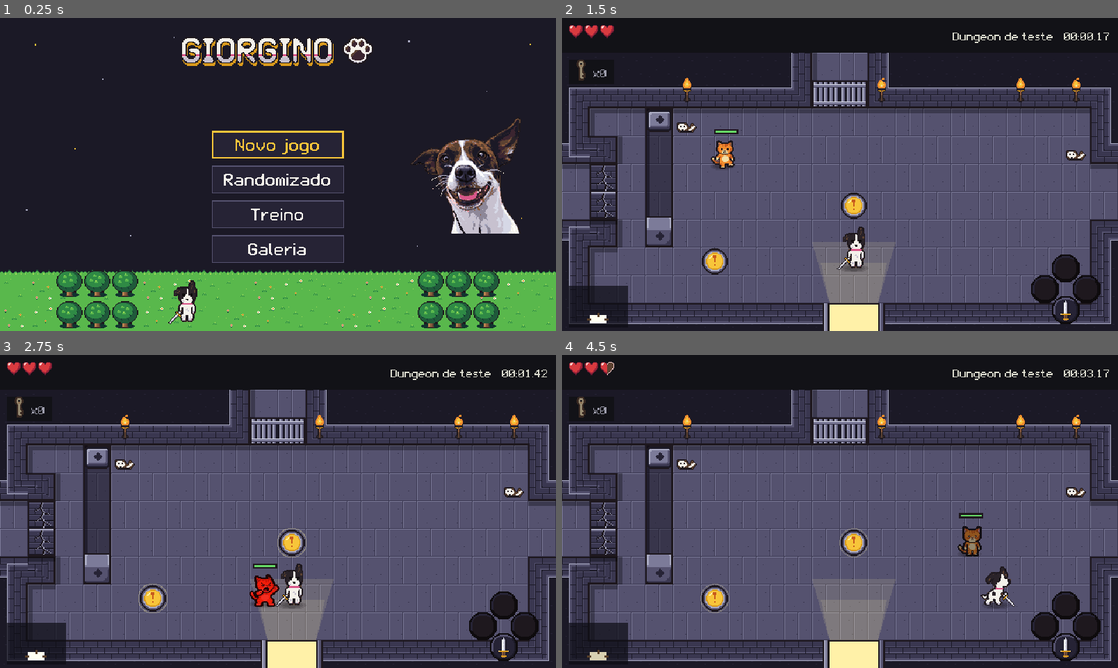
Above: before the commit, frames 1-4 (two rows, left to right).
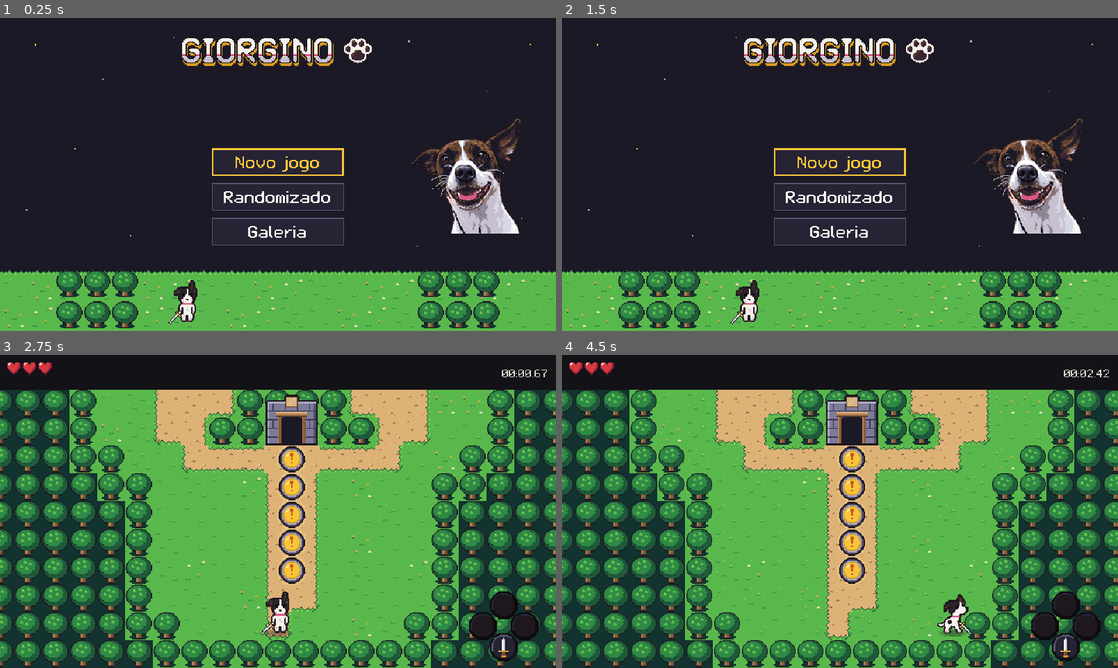
Above: after the commit, the same moments.

Repository: marcelozorza/Alttp2
Game: Godot game, scene res://ui/title_screen.tscn
Two runs of this game, one before a commit and one after it. Both use one fixed random seed, a clock stepped at 60 frames per second and the inputs below.
Inputs (mouse positions are in pixels of both pictures, inside the frame that each line leads up to):
- Up to frame 1 (0.25 s): no input
- Up to frame 2 (1.5 s): click (840, 215) at 0.5 s, where only the run before the commit has a clickable "Treino"; click (840, 102) at 1.25 s, where only the run before the commit has a clickable "Dungeon de teste"
- Up to frame 3 (2.75 s): click (278, 498) at 2 s, where only the run after the commit has a clickable "Novo jogo"
- Up to frame 4 (4.5 s): tap Enter (ui_accept) at 2.75 s; move the mouse to (962, 495) at 2.77 s; hold D (move_right) 2.78-3.5 s; hold J (attack) 2.78-3.5 s; click (962, 495) at 2.92 s; tap Space (jump) at 3.02 s; drag from (728, 527) to (851, 652) at 3.52 s; move the mouse to (895, 442) at 4.27 s; hold D (move_right) from 4.28 s (still down); tap L (use_bomb) at 4.35 s

The runs differ from the first frame. In frame 1, 2.5% of the frame differs, in the area x 38-62%, y 36-79%; in frame 2, 76%; in frame 3, 85%; in frame 4, 86%, in the area x 0-100%, y 2-100%.

Commit message:
Título sem Continuar e Treino, e derrota na semente volta à pedra tocada
Co-Authored-By: Claude Fable 5.2 <noreply@anthropic.com>
Claude-Session: https://claude.ai/code/session_016s7NevTD4Ho17e5LC6f7CU

Diff:
--- a/progression/progress.gd
+++ b/progression/progress.gd
@@ -70,6 +70,9 @@
 ## bomba em outra e, na volta, achou portas, inimigos e mapa zerados: "tudo
 ## fica como deixei" (2026-11-13).
 static var dungeons := {}
+## Estado guardado na última pedra de salvamento tocada nesta sessão. Só na
+## memória: a derrota no modo randomizado volta a ele (restore_checkpoint).
+static var checkpoint := {}
 
 
 static func start_new() -> void:
@@ -84,6 +87,7 @@
 	dungeons = {}
 	seed = 0
 	seed_items = {}
+	checkpoint = {}
 
 
 ## Jogo novo no modo randomizado, com a distribuição da seed.
@@ -98,6 +102,33 @@
 ## não salve a partida (decisão de Marcelo em 2026-11-07, jogando).
 static func restart_seed() -> void:
 	start_seed(seed)
+	save()
+
+
+## Guarda o estado atual como ponto de volta. Chamado pela pedra de salvamento.
+static func mark_checkpoint() -> void:
+	checkpoint = {
+		"chapters_done": chapters_done,
+		"tools": tools,
+		"max_health": max_health,
+		"opened": opened.duplicate(true),
+		"dungeons": dungeons.duplicate(true),
+	}
+
+
+## Derrota no modo randomizado: volta ao estado da última pedra tocada nesta
+## sessão, ou ao começo da semente se nenhuma foi tocada. O relógio da partida
+## não volta. Decisão de Marcelo em 2026-11-13, no lugar de perder tudo.
+static func restore_checkpoint() -> void:
+	if checkpoint.is_empty():
+		restart_seed()
+		return
+	chapters_done = checkpoint["chapters_done"]
+	tools = checkpoint["tools"]
+	max_health = checkpoint["max_health"]
+	opened = checkpoint["opened"].duplicate(true)
+	dungeons = checkpoint["dungeons"].duplicate(true)
+	return_entrance = NO_ENTRANCE
 	save()
 
 
--- a/tools/smoke_test.gd
+++ b/tools/smoke_test.gd
@@ -427,9 +427,8 @@
 
 
 func _check_training() -> void:
-	get_tree().change_scene_to_file(Flow.TITLE_SCENE)
-	await _frames(10)
-	await _press("Treino")
+	get_tree().change_scene_to_file(Flow.TRAINING_SCENE)
+	await _frames(20)
 	print("TREINO: -> ", _scene_name())
 	await _press("Capítulo 2")
 	await _frames(10)
@@ -475,9 +474,10 @@
 
 ## Continuar: o jogo salvo volta ao mundo com os capítulos vencidos.
 func _check_continue() -> void:
-	get_tree().change_scene_to_file(Flow.TITLE_SCENE)
-	await _frames(10)
-	await _press("Continuar")
+	# O título não tem mais "Continuar": o teste lê o arquivo direto.
+	Progress.load_file()
+	get_tree().change_scene_to_file(Flow.OVERWORLD_SCENE)
+	await _frames(20)
 	var modes := []
 	for chapter: int in range(1, ChapterData.count() + 1):
 		var entrance := _entrance(chapter)
@@ -671,9 +671,10 @@
 			% [location, item_name, recorded, reopened, Progress.tools]
 		)
 	)
-	get_tree().change_scene_to_file(Flow.TITLE_SCENE)
-	await _frames(10)
-	await _press("Continuar")
+	# O título não tem mais "Continuar": o teste lê o arquivo direto.
+	Progress.load_file()
+	get_tree().change_scene_to_file(Flow.OVERWORLD_SCENE)
+	await _frames(20)
 	print(
 		(
 			"SEED: continuar -> %s, seed %d, mesma distribuição %s"
--- a/ui/defeat_screen.gd
+++ b/ui/defeat_screen.gd
@@ -5,9 +5,10 @@
 ## a dungeon do início, com o que o personagem tinha ao entrar (decisão de
 ## Marcelo em 2026-11-06), ou sair.
 ##
-## No modo randomizado a morte perde tudo (decisão dele em 2026-11-07): a seed
-## é zerada e gravada assim que a tela aparece, e os botões são recomeçar a
-## seed, no mundo e sem nada, ou voltar ao menu.
+## No modo randomizado a morte volta ao estado da última pedra de salvamento
+## tocada na sessão, ou ao começo da semente se nenhuma foi tocada (decisão
+## dele em 2026-11-13. Antes, desde 2026-11-07, a morte perdia tudo). O estado
+## volta assim que a tela aparece, e os botões são voltar ao mundo ou ao menu.
 ##
 ## Os botões só respondem depois de um instante, para que o botão de ataque,
 ## que também confirma, não escolha nada por acidente.
@@ -33,8 +34,11 @@
 	var column := MenuKit.centered_column(self, Color(0.12, 0.02, 0.04, 0.85))
 	column.add_child(MenuKit.label("Derrota", 32))
 	if _seed_mode():
-		column.add_child(MenuKit.label("Na semente, a morte perde tudo.", 16))
-		_buttons.append(MenuKit.button("Recomeçar a semente", _on_retry))
+		var from_stone := not Progress.checkpoint.is_empty()
+		var note := "Você volta da última pedra tocada." if from_stone else "Você volta ao começo."
+		column.add_child(MenuKit.label(note, 16))
+		var retry := "Voltar da pedra" if from_stone else "Recomeçar a semente"
+		_buttons.append(MenuKit.button(retry, _on_retry))
 		_buttons.append(MenuKit.button("Menu", _on_exit))
 	else:
 		_buttons.append(MenuKit.button("Tentar de novo", _on_retry))
@@ -59,7 +63,7 @@
 	get_tree().paused = true
 	visible = true
 	if _seed_mode():
-		Progress.restart_seed()
+		Progress.restore_checkpoint()
 	for button: Button in _buttons:
 		button.disabled = true
 	await get_tree().create_timer(INPUT_DELAY).timeout
--- a/ui/title_screen.gd
+++ b/ui/title_screen.gd
@@ -1,11 +1,11 @@
 extends Control
-## Tela de título. Continuar o jogo salvo, se houver, começar um jogo novo,
-## jogar o modo randomizado com uma seed ou ir ao treino, com a dungeon de
-## teste, cada capítulo avulso e a sala de teste. A dungeon de teste saiu
-## deste menu em 2026-11-13, a pedido de Marcelo: fica no treino e no mundo.
+## Tela de título: jogo novo, modo randomizado com uma semente, ou a Galeria.
 ##
-## O jogo novo só grava por cima do salvo quando o personagem vence um
-## capítulo ou encosta na pedra de salvamento.
+## Não há "Continuar": o jogo não tem salvamento entre sessões, vai-se até o
+## fim toda vez (decisão de Marcelo em 2026-11-13). Dentro de uma sessão, a
+## pedra de salvamento do mundo marca de onde se volta depois de uma derrota.
+## "Dungeon de teste" e "Treino" saíram do menu no mesmo dia. A tela de treino
+## continua no projeto, para os testes.
 
 
 func _ready() -> void:
@@ -20,23 +20,11 @@
 	var spacer := Control.new()
 	spacer.custom_minimum_size = Vector2(0.0, 44.0)
 	column.add_child(spacer)
-	var first: Button = null
-	if Progress.exists():
-		first = MenuKit.button("Continuar", _on_continue)
-		column.add_child(first)
-	var new_game := MenuKit.button("Novo jogo", _on_new_game)
-	column.add_child(new_game)
-	if not first:
-		first = new_game
+	var first := MenuKit.button("Novo jogo", _on_new_game)
+	column.add_child(first)
 	column.add_child(MenuKit.button("Randomizado", _on_randomized))
-	column.add_child(MenuKit.button("Treino", _on_training))
 	column.add_child(MenuKit.button("Galeria", _on_gallery))
 	first.grab_focus.call_deferred()
-
-
-func _on_continue() -> void:
-	if Progress.load_file():
-		get_tree().change_scene_to_file(Flow.OVERWORLD_SCENE)
 
 
 func _on_new_game() -> void:
@@ -49,10 +37,6 @@
 
 
 ## O tutorial é jogado avulso, como no treino: nada é gravado.
-func _on_training() -> void:
-	get_tree().change_scene_to_file(Flow.TRAINING_SCENE)
-
-
 ## A galeria: as quatro salas de teste com todos os elementos do jogo, uma
 ## por tema, sem perder vida (pedido de Marcelo em 2026-11-08).
 func _on_gallery() -> void:
--- a/world/overworld/save_stone.gd
+++ b/world/overworld/save_stone.gd
@@ -45,6 +45,7 @@
 	if not player:
 		return
 	player.health = player.max_health
+	Progress.mark_checkpoint()
 	Progress.save()
 	Sfx.play(&"save")
 	_lit_tick = Clock.tick
Not shown, changed: docs/design.md
